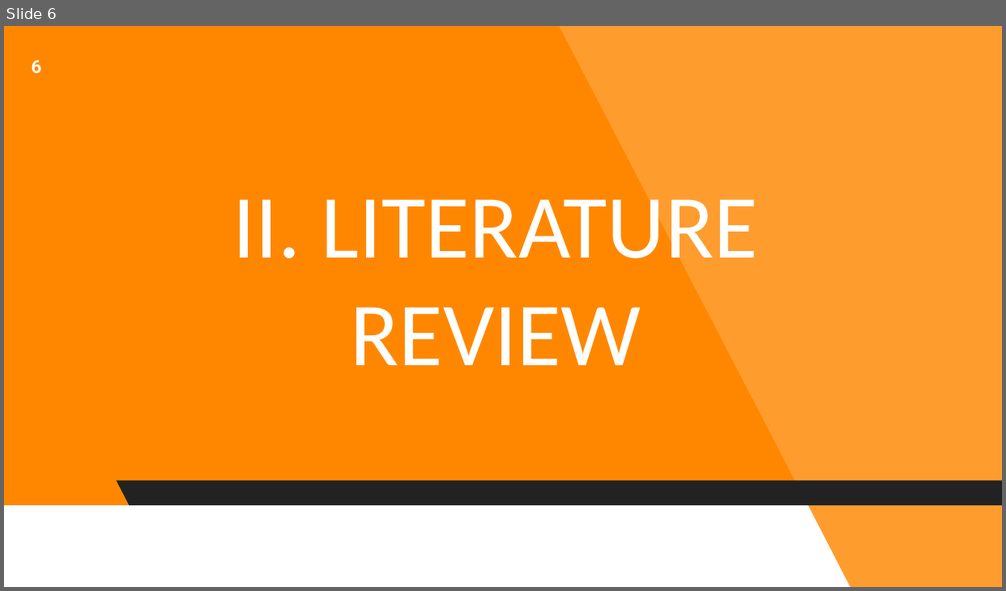
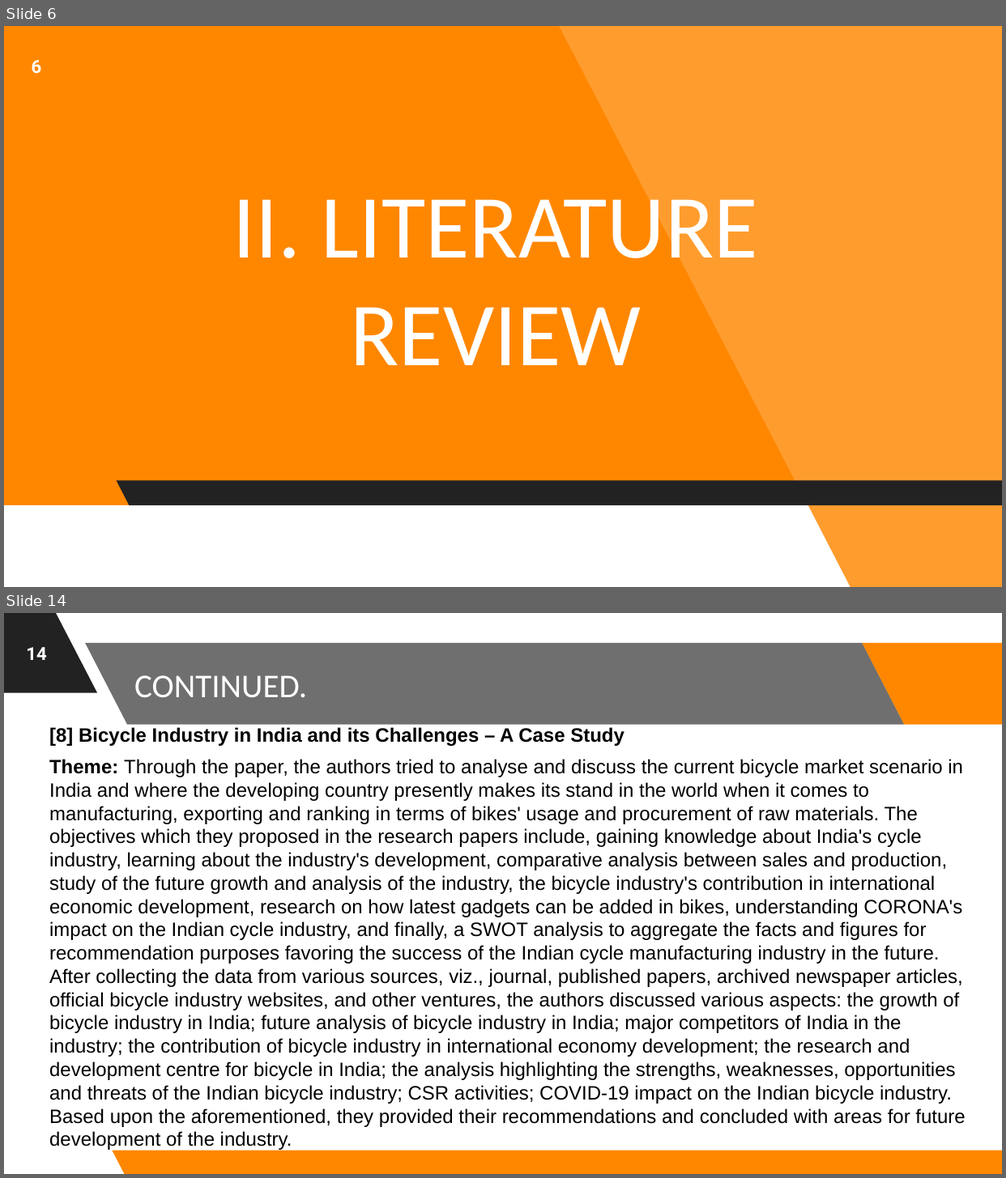
Before and after one commit to astrodestroyergithub/Divvy-Bike-Share, a slide deck: PPTS/19BCE1156_Tamojit_Roy_Capstone_Project_B.Tech_CSE_2019-23_Review-1.pptx. Shown one above the other, each under a label of ours: slide 6 before the commit, slides 6 and 14 after it; the slides between them are not shown. The pictures are 1006x591 and 1006x1178 pixels, drawn with LibreOffice and Linux fonts; fonts in the diff are those of the drawing; background and template pictures are left out. Boxes give left, top, right and bottom in pixels: in the first picture for what was removed or moved away, otherwise in the second. Text is boxed around its words. In the diff, an @@ line names an element or a change of style, - is before the commit and + after.

Commit message:
Written Themes-Discoverd-in-Review in Review-1 PPT

```diff
--- a/PPTS/19BCE1156_Tamojit_Roy_Capstone_Project_B.Tech_CSE_2019-23_Review-1.pptx
+++ b/PPTS/19BCE1156_Tamojit_Roy_Capstone_Project_B.Tech_CSE_2019-23_Review-1.pptx
@@ slide 14 added at [4, 613, 1002, 1174], background picture (left out) @@
@@ freeform shape added at [4, 613, 360, 1174], fill #FFFFFF at 18% opacity @@
@@ parallelogram added at [4, 613, 97, 693], fill #222222 @@
@@ parallelogram added at [56, 613, 113, 694], fill #FFFFFF @@
@@ page number added at [26, 647, 46, 660], 13 pt, text #FFFFFF, bold @@
+14
@@ parallelogram added at [85, 643, 904, 725], fill #222222 at 65% opacity @@
@@ parallelogram added at [863, 643, 1002, 725], fill #FF8700 @@
@@ title added at [134, 675, 307, 697], 24 pt, text #FFFFFF @@
+CONTINUED.
@@ text added at [49, 726, 963, 1104], 14 pt, text #000000 @@
+[8] Bicycle Industry in India and its Challenges – A Case Study
+Theme: Through the paper, the authors tried to analyse and discuss the current bicycle market scenario in India and where the developing country presently makes its stand in the world when it comes to manufacturing, exporting and ranking in terms of bikes' usage and procurement of raw materials. The objectives which they proposed in the research papers include, gaining knowledge about India's cycle industry, learning about the industry's development, comparative analysis between sales and production, study of the future growth and analysis of the industry, the bicycle industry's contribution in international economic development, research on how latest gadgets can be added in bikes, understanding CORONA's impact on the Indian cycle industry, and finally, a SWOT analysis to aggregate the facts and figures for recommendation purposes favoring the success of the Indian cycle manufacturing industry in the future. After collecting the data from various sources, viz., journal, published papers, archived newspaper articles, official bicycle industry websites, and other ventures, the authors discussed various aspects: the growth of bicycle industry in India; future analysis of bicycle industry in India; major competitors of India in the industry; the contribution of bicycle industry in international economy development; the research and development centre for bicycle in India; the analysis highlighting the strengths, weaknesses, opportunities and threats of the Indian bicycle industry; CSR activities; COVID-19 impact on the Indian bicycle industry. Based upon the aforementioned, they provided their recommendations and concluded with areas for future development of the industry.
@@ parallelogram added at [112, 1151, 1002, 1174], fill #FF8700 @@
```
Also in this commit, not shown: 6 slides changed, 19 other slides added, 1 other file.
